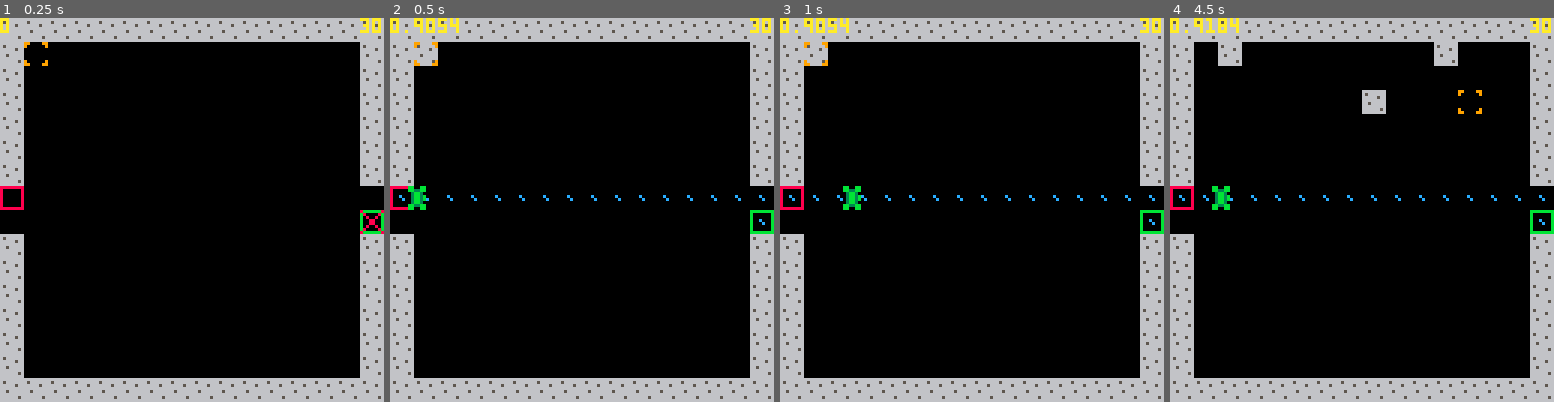
Above: before the commit, frames 1-4 (left to right).
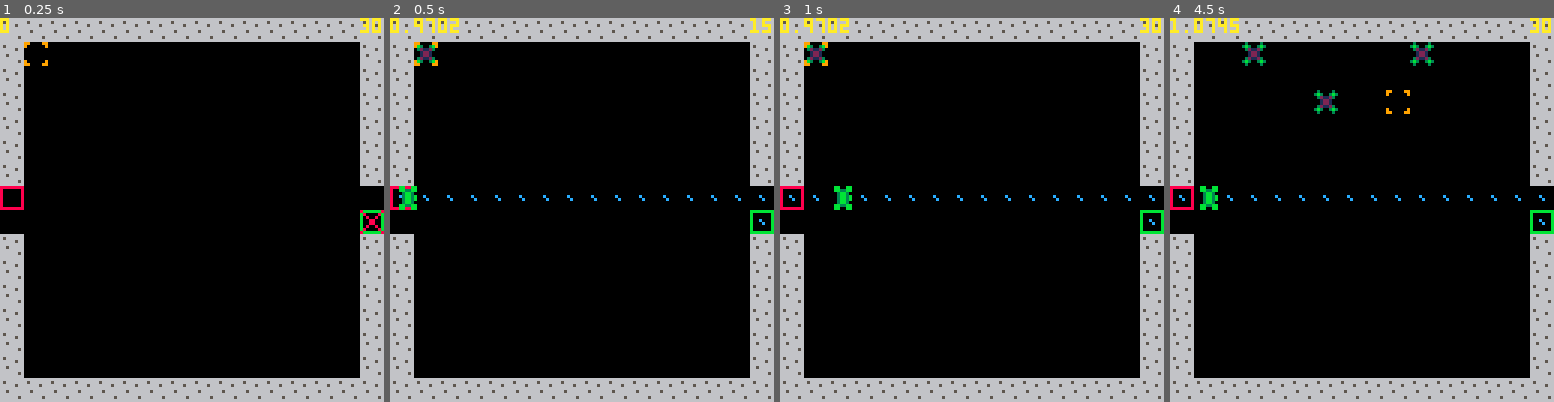
Above: after the commit, the same moments.

Repository: langchr86/pico-bubble-towers
Game: PICO-8 cartridge pico-proto.p8
Same seed, same stepped clock (60 frames per second), same inputs: the game is played once before the commit and once after it.
Inputs:
- Up to frame 1 (0.25 s): no input
- Up to frame 2 (0.5 s): tap X (X key) at 0.33 s
- Up to frame 3 (1 s): tap O (Z key) at 0.7 s
- Up to frame 4 (4.5 s): tap X (X key) at 1.07, 1.85, 2.97, 4.08 s; hold Right 1.6-2.1 s; tap O (Z key) every 0.4 s from 1.7 to 4.1 s; hold Up 2.15-2.42 s; hold Right 2.47-3.03 s; hold Left 3.08-3.58 s; hold Down 3.63-3.97 s; hold Right from 4.02 s (still down)

Frame 1 is identical in both runs. In frame 2, 0.8% of the frame differs, in the area x 2-100%, y 0-50%; in frame 3, 0.7%; in frame 4, 2.5%, in the area x 0-82%, y 0-50%.

Commit message:
extract tower into own class

Diff:
--- a/pico-proto.lua
+++ b/pico-proto.lua
@@ -27,36 +27,37 @@
 field = {}
 start = Point:New(0, 7)
 goal = Point:New(15, 8)
-object_map = {}
 path = false
 
+tower_list = {}
 enemy = Enemy:New(start)
 
 sw_algo = 0
 
 
 function tower_placement()
-  current = convert_pixel_to_field(cursor.pos)
+  current = cursor.pos
 
   removed = false
-  for value in all(object_map) do
-    if value.x == current.x and value.y == current.y then
-      del(object_map, value)
+  for tower in all(tower_list) do
+    if tower.pos == current then
+      del(tower_list, tower)
       removed = true
       break
     end
   end
 
   if removed == false then
-    add(object_map, current)
+    add(tower_list, Tower:New(current))
   end
 end
 
 function path_calculation()
   local function is_coord_reachable(x, y)
     -- should return true if the position is open to walk
-    for _, value in pairs(object_map) do
-      if value.x == x and value.y == y then
+    for tower in all(tower_list) do
+      field_pos = convert_pixel_to_field(tower.pos)
+      if field_pos.x == x and field_pos.y == y then
         return false
       end
     end
@@ -70,7 +71,8 @@
 
 function draw_path()
   if path == false then
-    spr(7, goal.x * field_width, goal.y * field_height)
+    path_pos = convert_field_to_pixel(goal)
+    spr(7, path_pos.x, path_pos.y)
     return
   end
 
@@ -149,8 +151,8 @@
   cls()
   map()
 
-  for value in all(object_map) do
-    spr(1, value.x * field_width, value.y * field_height)
+  for tower in all(tower_list) do
+    tower:Draw()
   end
 
   spr(3, start.x * field_width, start.y * field_height)
--- a/pico-proto.p8
+++ b/pico-proto.p8
@@ -13,17 +13,18 @@
 #include cursor.lua
 #include enemy.lua
 #include table.lua
+#include tower.lua
 #include lua-star.lua
 #include pico-proto.lua
 __gfx__
-00000000666666660bb00bb088888888bbbbbbbb0000000099000099800000080000000000000000000000000000000000000000000000000000000000000000
-00000000656666660bb33bb080000008b000000b0000000090000009080000800000000000000000000000000000000000000000000000000000000000000000
-0070070066666566003bb30080000008b000000b0000000000000000008008000000000000000000000000000000000000000000000000000000000000000000
-0007700066666666003bb3b080000008b000000b000c000000000000000880000000000000000000000000000000000000000000000000000000000000000000
-0007700066566666003bb3b080000008b000000b0000c00000000000000880000000000000000000000000000000000000000000000000000000000000000000
-0070070066666666003bb30080000008b000000b0000000000000000008008000000000000000000000000000000000000000000000000000000000000000000
-00000000666666560bb33bb080000008b000000b0000000090000009080000800000000000000000000000000000000000000000000000000000000000000000
-00000000666666660bb00bb088888888bbbbbbbb0000000099000099800000080000000000000000000000000000000000000000000000000000000000000000
+00000000666666660bb00bb088888888bbbbbbbb0000000099000099800000080300003000000000000000000000000000000000000000000000000000000000
+00000000656666660bb33bb080000008b000000b0000000090000009080000803b3003b300000000000000000000000000000000000000000000000000000000
+0070070066666566003bb30080000008b000000b0000000000000000008008000321123000000000000000000000000000000000000000000000000000000000
+0007700066666666003bb3b080000008b000000b000c000000000000000880000012210000000000000000000000000000000000000000000000000000000000
+0007700066566666003bb3b080000008b000000b0000c00000000000000880000012210000000000000000000000000000000000000000000000000000000000
+0070070066666666003bb30080000008b000000b0000000000000000008008000321123000000000000000000000000000000000000000000000000000000000
+00000000666666560bb33bb080000008b000000b0000000090000009080000803b3003b300000000000000000000000000000000000000000000000000000000
+00000000666666660bb00bb088888888bbbbbbbb0000000099000099800000080300003000000000000000000000000000000000000000000000000000000000
 
 
 
--- a/point.lua
+++ b/point.lua
@@ -21,3 +21,7 @@
 function Point.__sub(lhs, rhs)
   return Point:New(lhs.x - rhs.x, lhs.y - rhs.y)
 end
+
+function Point.__eq(lhs, rhs)
+    return lhs.x == rhs.x and lhs.y == rhs.y
+  end
--- /dev/null
+++ b/tower.lua
@@ -0,0 +1,20 @@
+-- Copyright 2024 by Christian Lang is lluaTowericensed under CC BY-NC-SA 4.0
+
+Tower = {
+  sprite_n=8,
+  pos=nil,
+  radius=1,
+  shot_interval=30,
+}
+Tower.__index = Tower
+
+function Tower:New(pos)
+  o = {
+    pos=pos:Clone(),
+  }
+  return setmetatable(o, self)
+end
+
+function Tower:Draw()
+  spr(self.sprite_n, self.pos.x, self.pos.y)
+end
